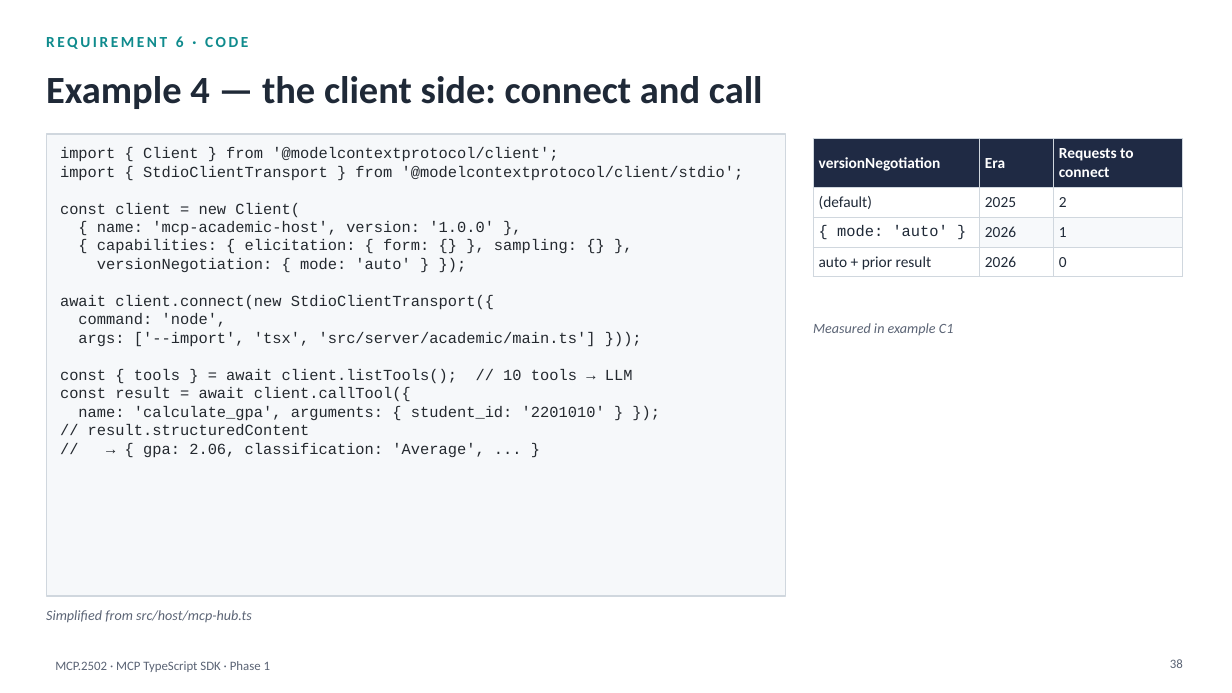
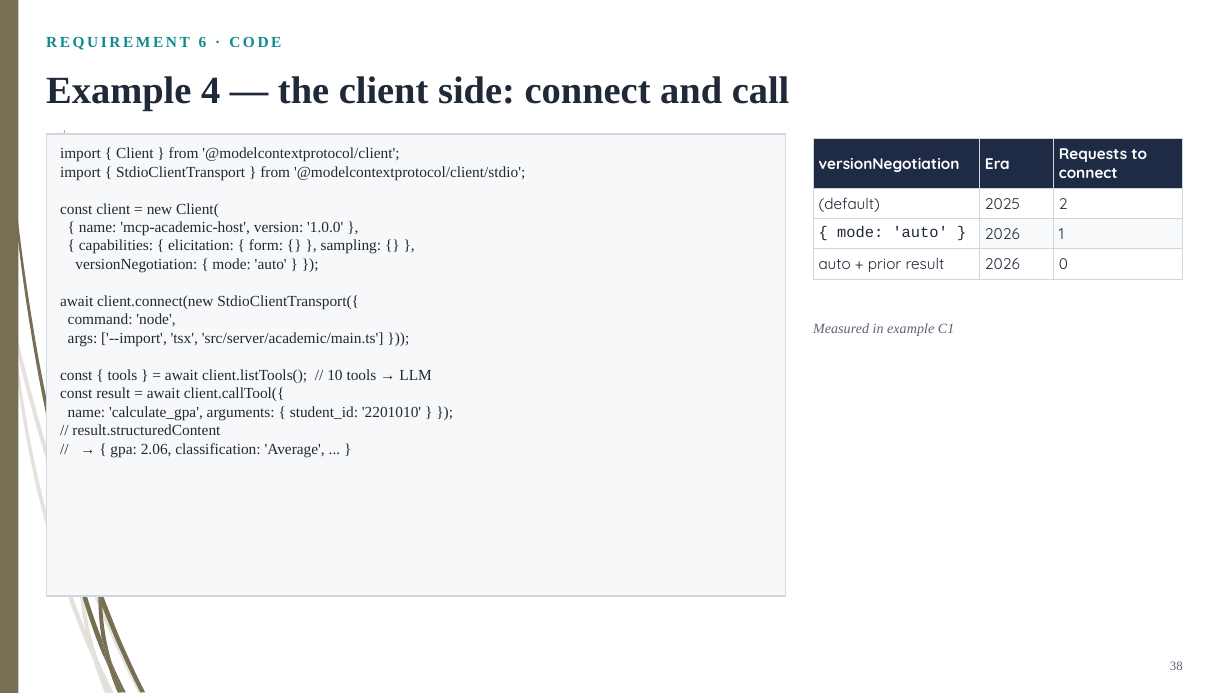
Before and after one commit to HaHiepThanh/mcp-ts, a slide deck: slide 38 of phase1/MCP-TS-SDK-phase1.pptx. Drawn at 1232x693 pixels with LibreOffice and Linux fonts; fonts in the diff are those of the drawing. Boxes give left, top, right and bottom in pixels: in the first picture for what was removed or moved away, otherwise in the second. Text is boxed around its words. In the diff, an @@ line names an element or a change of style, - is before the commit and + after.

```diff
--- a/phase1/MCP-TS-SDK-phase1.pptx
+++ b/phase1/MCP-TS-SDK-phase1.pptx
@@ rectangle added at [0, 0, 18, 693], fill #766F54 @@
@@ text "import { Client } from ..." at [60, 147, 525, 458]: font Courier New to Times New Roman @@
@@ table at [813, 139, 1183, 276] @@
@@ font Calibri to Quicksand in "versionNegotiation", "Era", "Requests to connect", "(default)" and 7 more places @@
@@ font Calibri to Times New Roman in 3 elements at [46, 36, 281, 50], [46, 76, 790, 111], [813, 323, 954, 336] @@
@@ text removed at [46, 610, 252, 623] @@
-Simplified from src/host/mcp-hub.ts
@@ group added at [0, 261, 143, 693]: 8 freeform shapes @@
@@ group added at [3, 0, 145, 693]: 10 freeform shapes @@
@@ page number at [1170, 661, 1183, 670]: font Calibri to Times New Roman; vertical alignment top to middle @@
@@ text removed at [55, 661, 270, 672] @@
-MCP.2502 · MCP TypeScript SDK · Phase 1
```
Also in this commit, not shown: 45 other slides changed, 36 other files.
